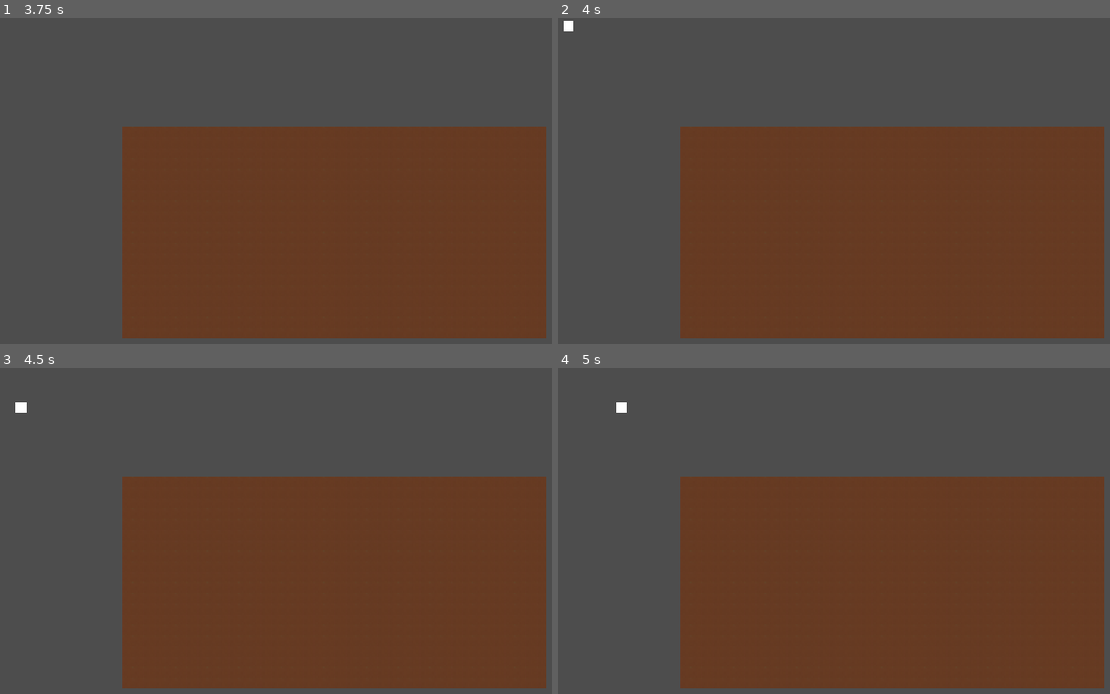
Above: before the commit, frames 1-4 (two rows, left to right).
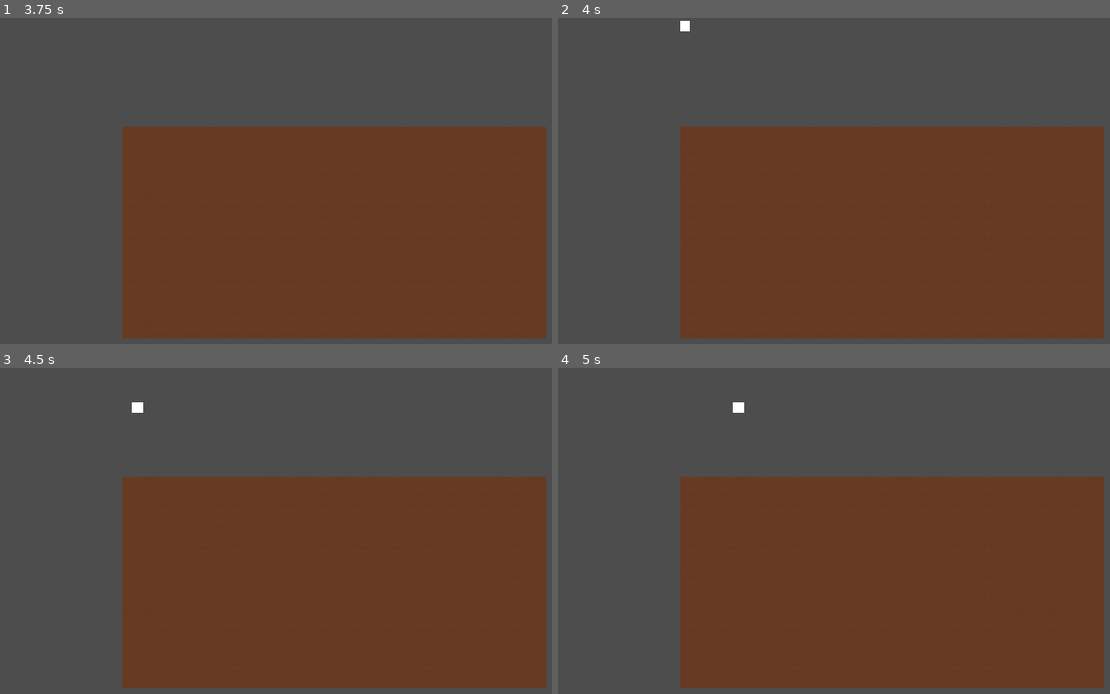
Above: after the commit, the same moments.

Repository: NxtCreator/Entrenched
Game: Godot game, scene res://scenes/main.tscn
The game is run twice, just before and just after one commit, with the same random seed, the same clock (stepped at 60 frames per second) and the same inputs.
Inputs (mouse positions are in pixels of both pictures, inside the frame that each line leads up to):
- Up to frame 1 (3.75 s): tap Enter at 0.5, 2, 3.5 s; move the mouse to (298, 317) at 0.52 s; hold Up (ui_up) 0.53-2.03 s; tap Alt at 0.6, 2.1, 3.6 s; click (298, 317) at 0.67 s; tap Space at 1.25, 2.75 s; move the mouse to (outside the picture) at 1.27 s; tap Shift at 1.35, 2.85 s; move the mouse to (104, 167) at 2.02 s; hold Left (ui_left) 2.03-3.53 s; move the mouse to (369, 233) at 2.77 s; click (369, 233) at 2.92 s; move the mouse to (220, 125) at 3.52 s; hold Down (ui_down) from 3.53 s (still down)
- Up to frame 2 (4 s): keep holding Down (ui_down)
- Up to frame 3 (4.5 s): move the mouse to (502, 560) at 4.27 s; release Down (ui_down) at 4.28 s; hold Right (ui_right) from 4.28 s (still down); tap Shift at 4.35 s
- Up to frame 4 (5 s): keep holding Right (ui_right)

Frame 1 is identical in both runs. In frame 2, 0.1% of the frame differs, in the area x 1-24%, y 0-5%; in frame 3, 0.1%, in the area x 2-26%, y 10-14%; in frame 4, 0.1%.

Commit message:
Block left and right movement outside the world using the ground's used rect

Diff:
--- a/scripts/player.gd
+++ b/scripts/player.gd
@@ -37,9 +37,15 @@
 		cooldown = MOVE_DELAY
 
 		var target = cell + direction
-		if ground.get_cell_source_id(target) == -1:
-			cell = target
-			update_position()
-		ground.erase_cell(target)
+		var world_rect = ground.get_used_rect()
+		var right_edge = world_rect.position.x + world_rect.size.x - 1
+		var left_edge = world_rect.position.x
+		if target.x < left_edge or target.x > right_edge:
+			return
+
+		if ground.get_cell_source_id(target) != -1:
+			ground.erase_cell(target)
+
+
 		cell = target
 		update_position()
